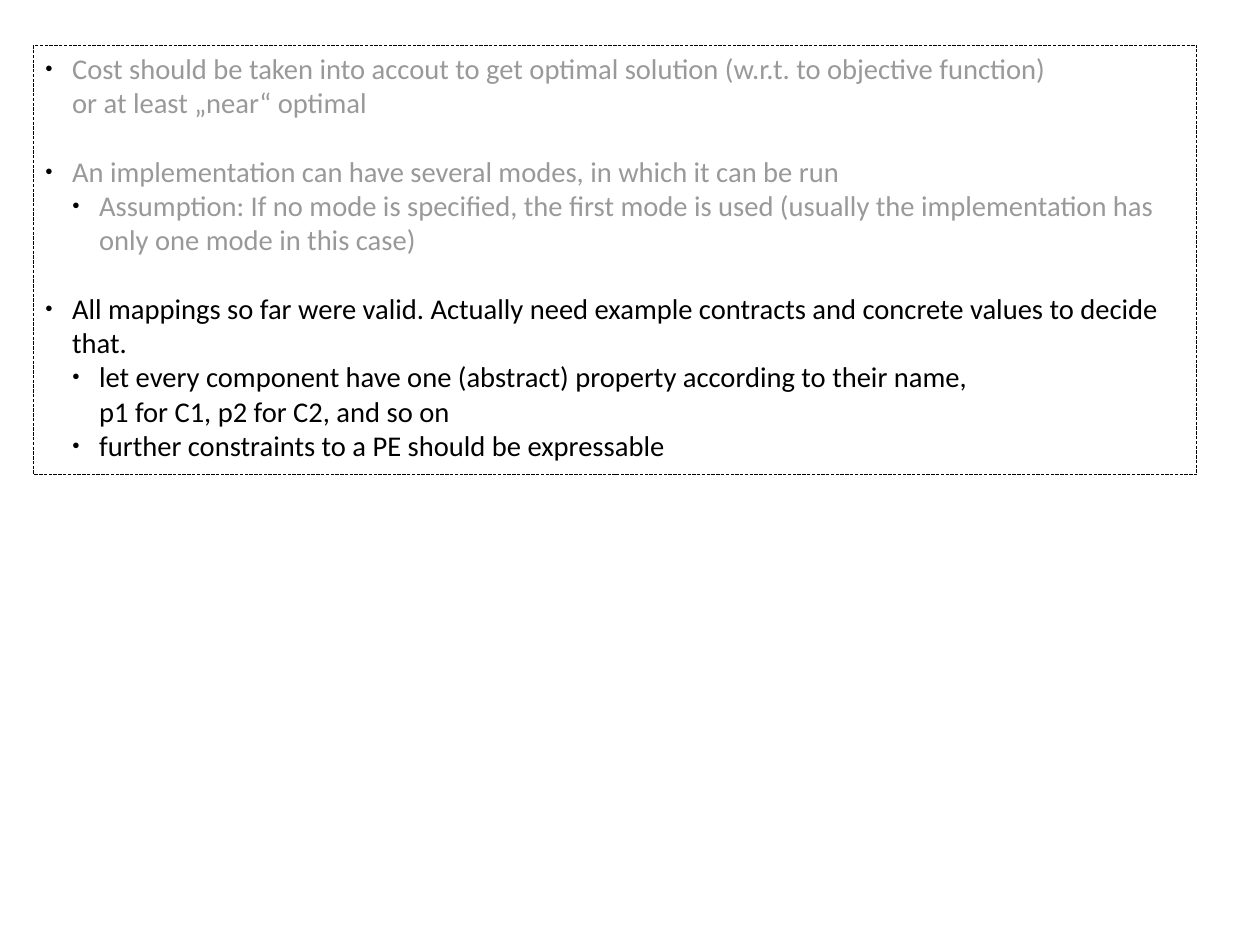
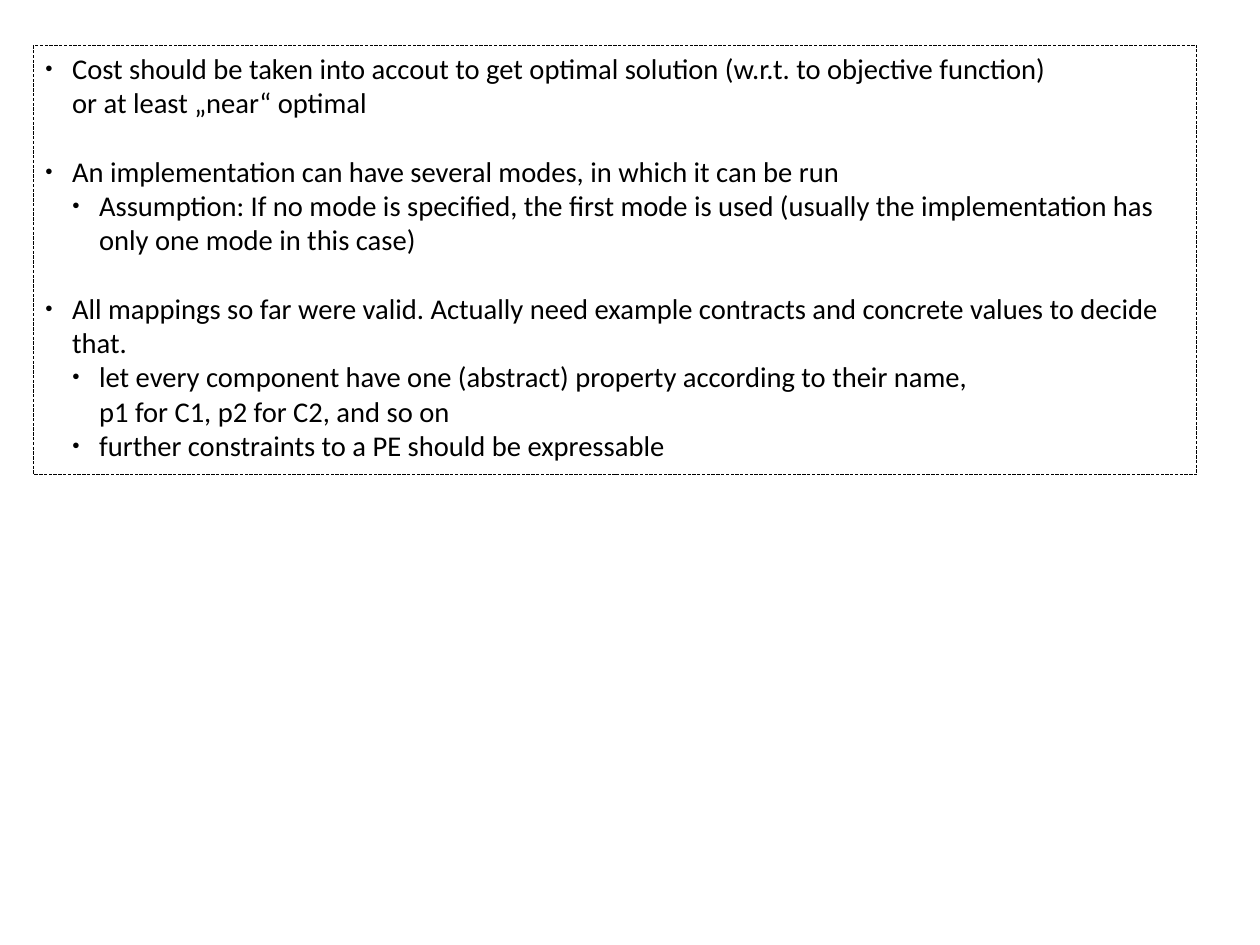
Before and after one commit to rene-schoene/racr-mquat, a slide deck: slide 16 of doc/the-model.odp. Drawn at 1260x945 pixels with LibreOffice and Linux fonts; fonts in the diff are those of the drawing. Boxes give left, top, right and bottom in pixels: in the first picture for what was removed or moved away, otherwise in the second. Text is boxed around its words. In the diff, an @@ line names an element or a change of style, - is before the commit and + after.

```diff
--- a/doc/the-model.odp
+++ b/doc/the-model.odp
@@ text in rectangle at [72, 58, 1153, 255]: text colour #999999 to #000000 in "Cost should be taken into accout to ...", "An implementation can have several modes, in ...", "Assumption: If no mode is specified, the ..." @@
```
Also in this commit, not shown: 6 other slides changed, 3 slides added.
